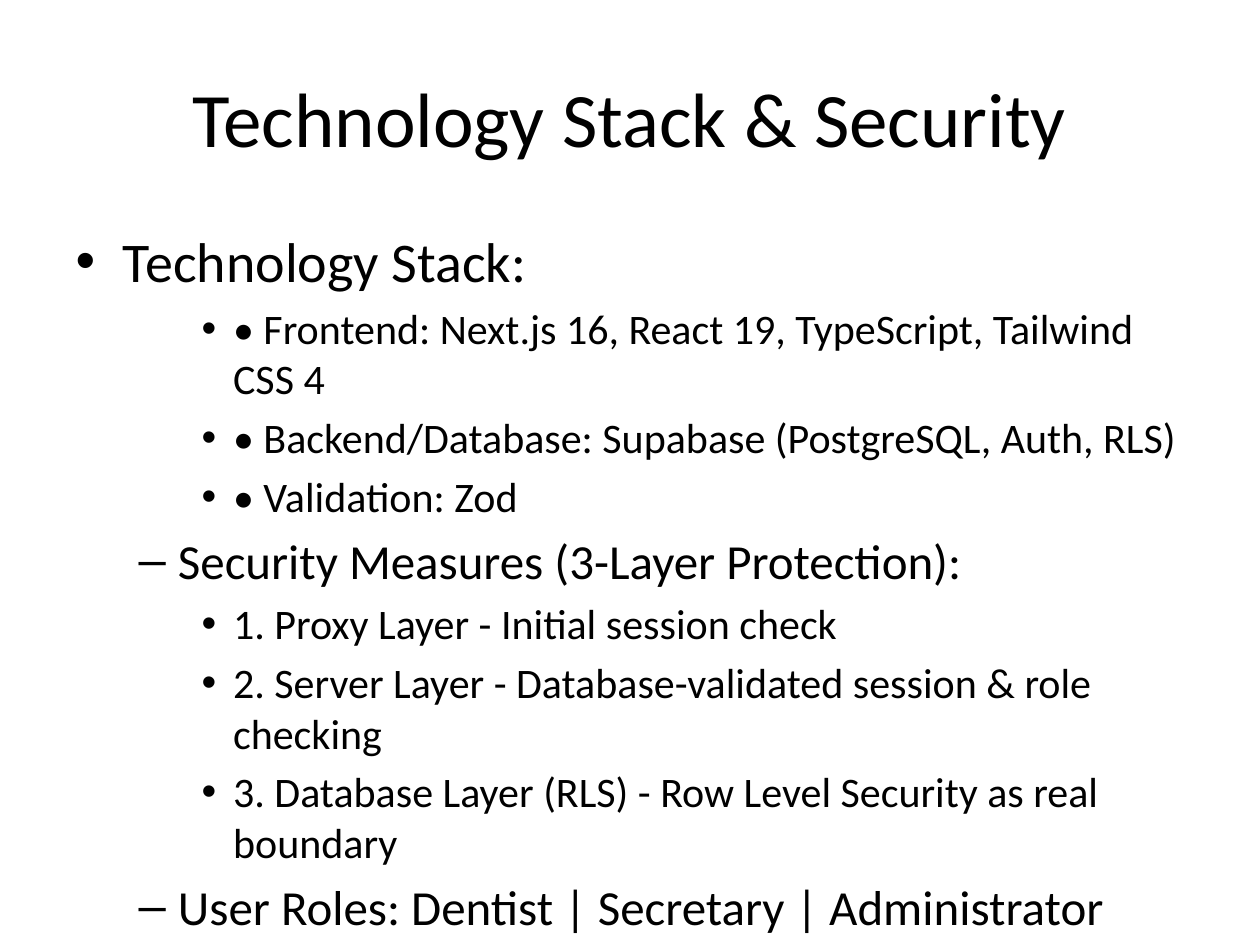
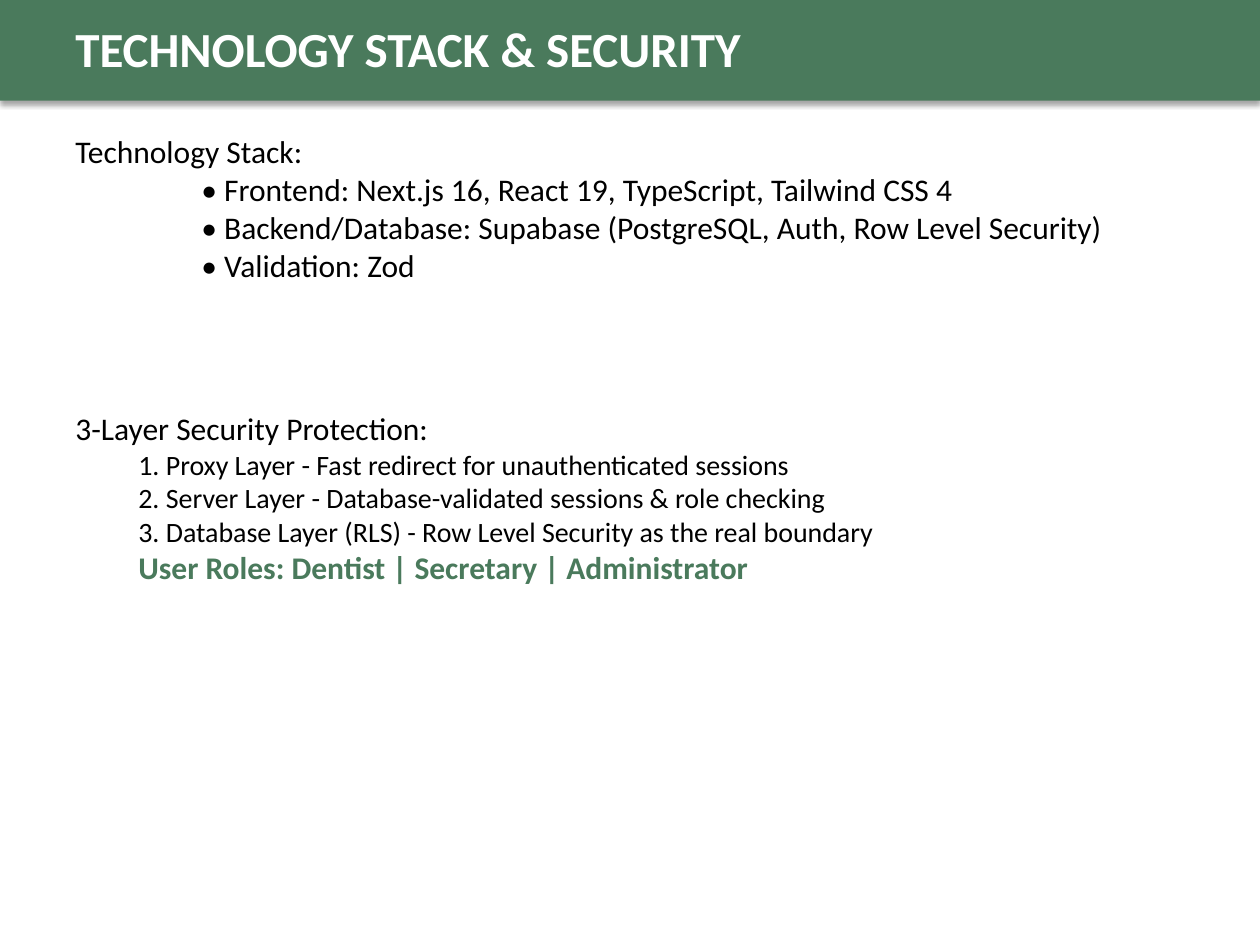
Before and after one commit to fritzmichael1-2/gonzaga-dental-clinic-system, a slide deck: slide 8 of GDCMAS_Final_Defense_Presentation.pptx. Drawn at 1260x945 pixels with LibreOffice and Linux fonts; fonts in the diff are those of the drawing. Boxes give left, top, right and bottom in pixels: in the first picture for what was removed or moved away, otherwise in the second. Text is boxed around its words. In the diff, an @@ line names an element or a change of style, - is before the commit and + after.

Commit message:
Enhance defense presentation with professional design and dental theme

```diff
--- a/GDCMAS_Final_Defense_Presentation.pptx
+++ b/GDCMAS_Final_Defense_Presentation.pptx
@@ rectangle added at (0,0,1260,101), fill #4A7A5C @@
@@ text "TECHNOLOGY STACK & SECURITY" at (75,35,740,68): vertical alignment middle to top @@
@@ text at (75,35,740,68): text changed; size 44 to 28 pt; text colour #000000 to #FFFFFF; bold on @@
-Technology Stack & Security
+TECHNOLOGY STACK & SECURITY
@@ text added at (75,141,1101,278), 18 pt, text #000000 @@
+Technology Stack:
+    • Frontend: Next.js 16, React 19, TypeScript, Tailwind CSS 4
+    • Backend/Database: Supabase (PostgreSQL, Auth, Row Level Security)
+    • Validation: Zod
@@ text "3-Layer Security Protection:": place and size @@
-text "3-Layer Security Protection:" at (123,243,1175,865)
+text "3-Layer Security Protection:" at (75,418,873,584)
@@ text at (75,418,873,547): text changed; size 24 to 16 pt @@
-• Technology Stack:
-    • • Frontend: Next.js 16, React 19, TypeScript, Tailwind CSS 4
-    • • Backend/Database: Supabase (PostgreSQL, Auth, RLS)
-    • • Validation: Zod
-  – Security Measures (3-Layer Protection):
-    • 1. Proxy Layer - Initial session check
-    • 2. Server Layer - Database-validated session & role checking
-    • 3. Database Layer (RLS) - Row Level Security as real boundary
+3-Layer Security Protection:
+  1. Proxy Layer - Fast redirect for unauthenticated sessions
+  2. Server Layer - Database-validated sessions & role checking
+  3. Database Layer (RLS) - Row Level Security as the real boundary
@@ text at (138,557,747,584): size 28 to 18 pt, text colour #000000 to #4A7A5C, bold on in "User Roles: Dentist | Secretary | Administrator"; bullet – to none; less space between paragraphs @@
```
Also in this commit, not shown: 9 other slides changed.
